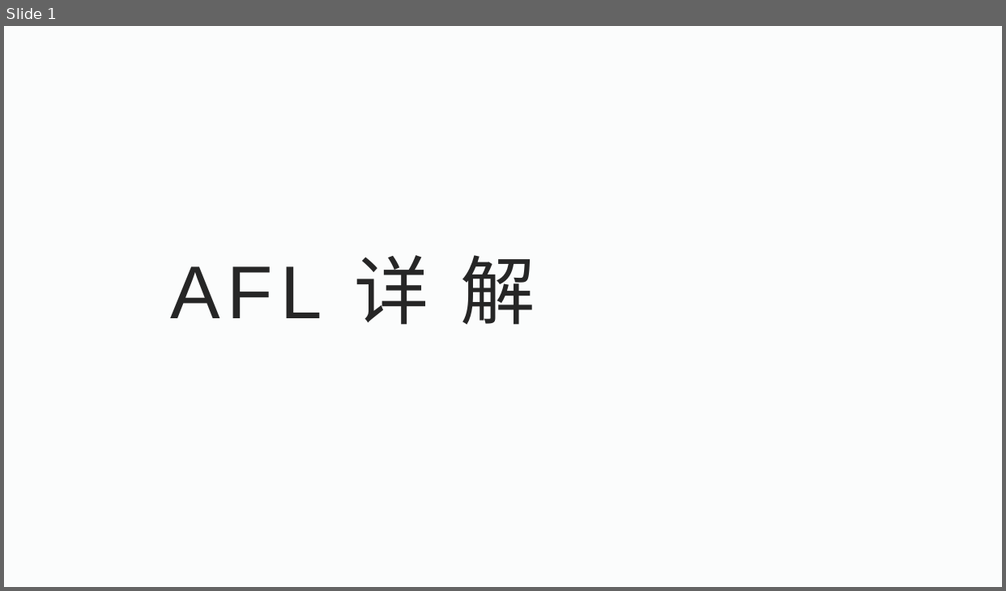
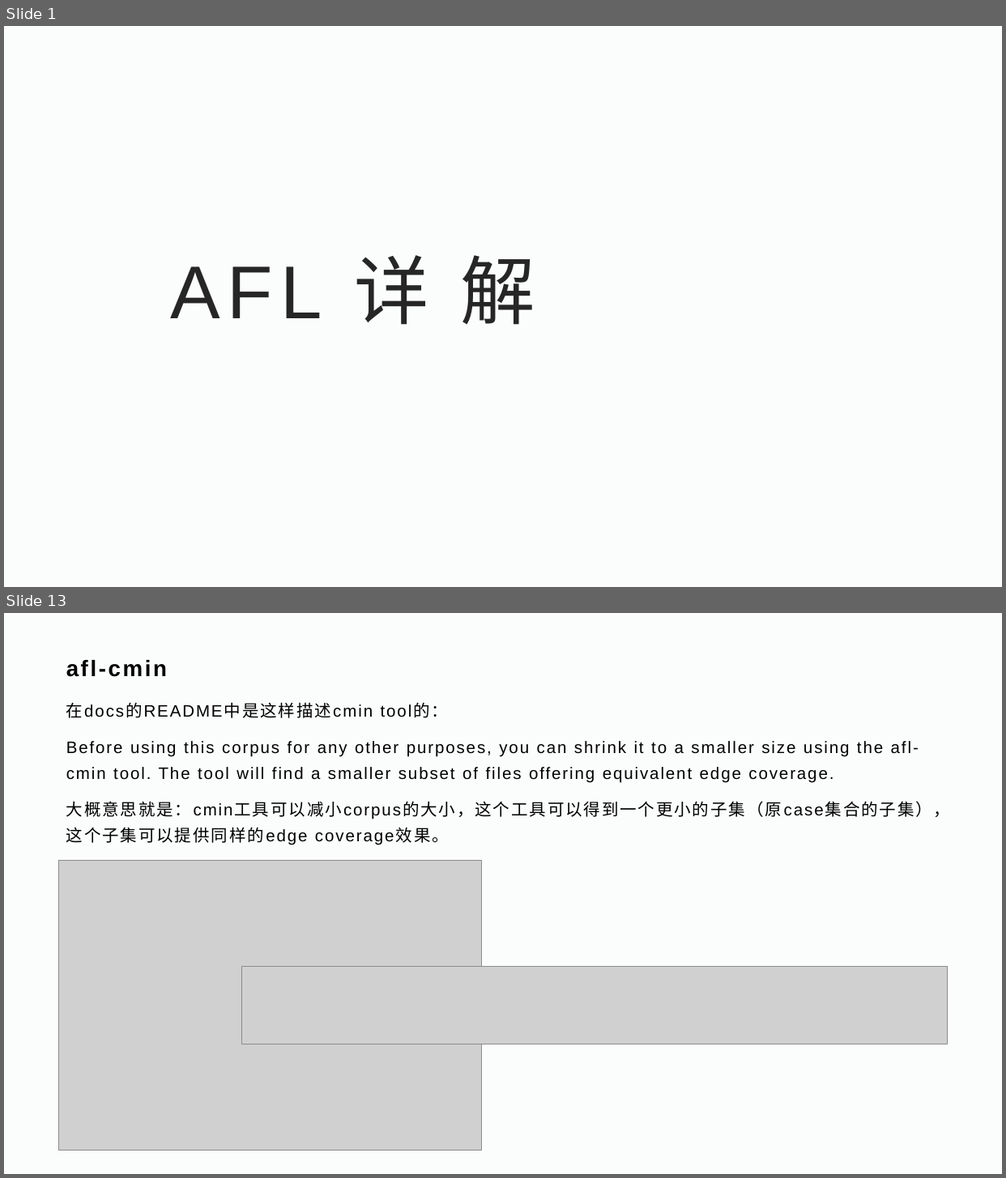
Before and after one commit to WayneDevMaze/Fuzzing-Introduction, a slide deck: Part2-AFL-pattern/AFL详解.pptx. Shown one above the other, each under a label of ours: slide 1 before the commit, slides 1 and 13 after it; the slides between them are not shown. The pictures are 1006x591 and 1006x1178 pixels, drawn with LibreOffice and Linux fonts; fonts in the diff are those of the drawing; grey boxes stand for pictures; background and template pictures are left out. Boxes give left, top, right and bottom in pixels: in the first picture for what was removed or moved away, otherwise in the second. Text is boxed around its words. In the diff, an @@ line names an element or a change of style, - is before the commit and + after.

```diff
--- a/Part2-AFL-pattern/AFL详解.pptx
+++ b/Part2-AFL-pattern/AFL详解.pptx
@@ slide 13 added at (x1=4, y1=613, x2=1002, y2=1174), background #FBFCFC @@
@@ title added at (x1=66, y1=660, x2=167, y2=677), 21.6 pt, text #000000, bold @@
+afl-cmin
@@ text added at (x1=66, y1=702, x2=951, y2=845), 16 pt, text #000000 @@
+在docs的README中是这样描述cmin tool的：
+Before using this corpus for any other purposes, you can shrink it to a smaller size using the afl-cmin tool. The tool will find a smaller subset of files offering equivalent edge coverage.
+大概意思就是：cmin工具可以减小corpus的大小，这个工具可以得到一个更小的子集（原case集合的子集），这个子集可以提供同样的edge coverage效果。
@@ picture added at (x1=58, y1=861, x2=482, y2=1151) @@
@@ picture added at (x1=242, y1=966, x2=948, y2=1045) @@
```
Also in this commit, not shown: 1 slide changed, 12 other slides added, 1 other file.
